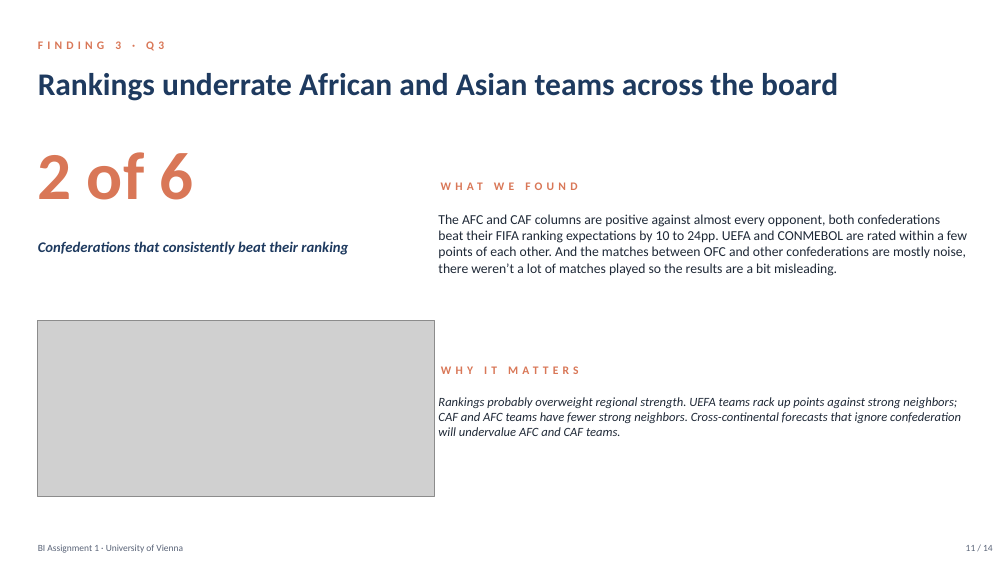
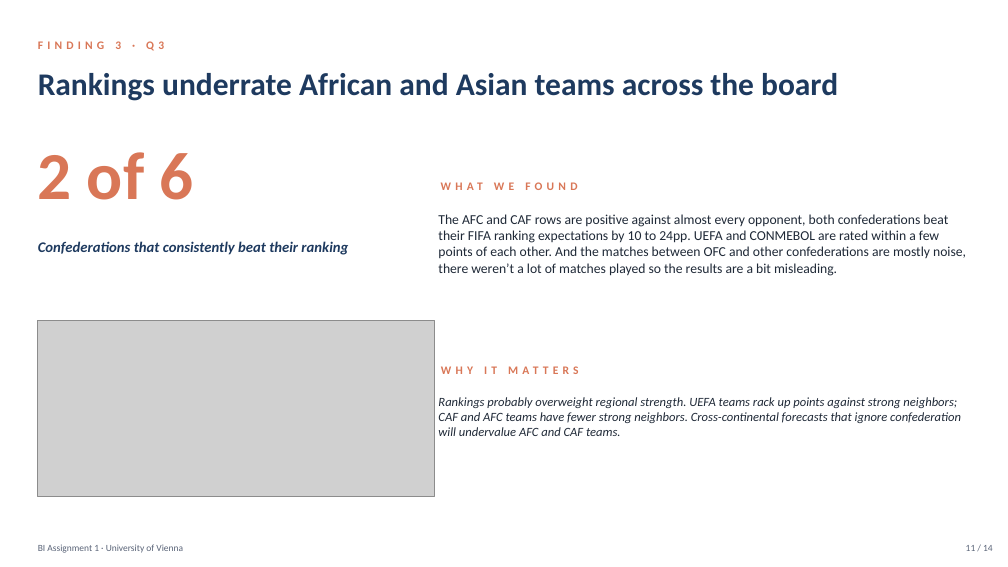
Before and after one commit to Irdi2002/UniVie-BI1-Assignment-1, a slide deck: slide 11 of FIFA Rankings Presentation.pptx. Drawn at 1008x567 pixels with LibreOffice and Linux fonts; fonts in the diff are those of the drawing; grey boxes stand for pictures. Boxes give left, top, right and bottom in pixels: in the first picture for what was removed or moved away, otherwise in the second. Text is boxed around its words. In the diff, an @@ line names an element or a change of style, - is before the commit and + after.

```diff
--- a/FIFA Rankings Presentation.pptx
+++ b/FIFA Rankings Presentation.pptx
@@ text at box(438, 214, 966, 276): text changed @@
-The AFC and CAF columns are positive against almost every opponent, both confederations beat their FIFA ranking expectations by 10 to 24pp. UEFA and CONMEBOL are rated within a few points of each other. And the matches between OFC and other confederations are mostly noise, there weren’t a lot of matches played so the results are a bit misleading.
+The AFC and CAF rows are positive against almost every opponent, both confederations beat their FIFA ranking expectations by 10 to 24pp. UEFA and CONMEBOL are rated within a few points of each other. And the matches between OFC and other confederations are mostly noise, there weren’t a lot of matches played so the results are a bit misleading.
```
Also in this commit, not shown: 1 other slide changed, 1 other file.
